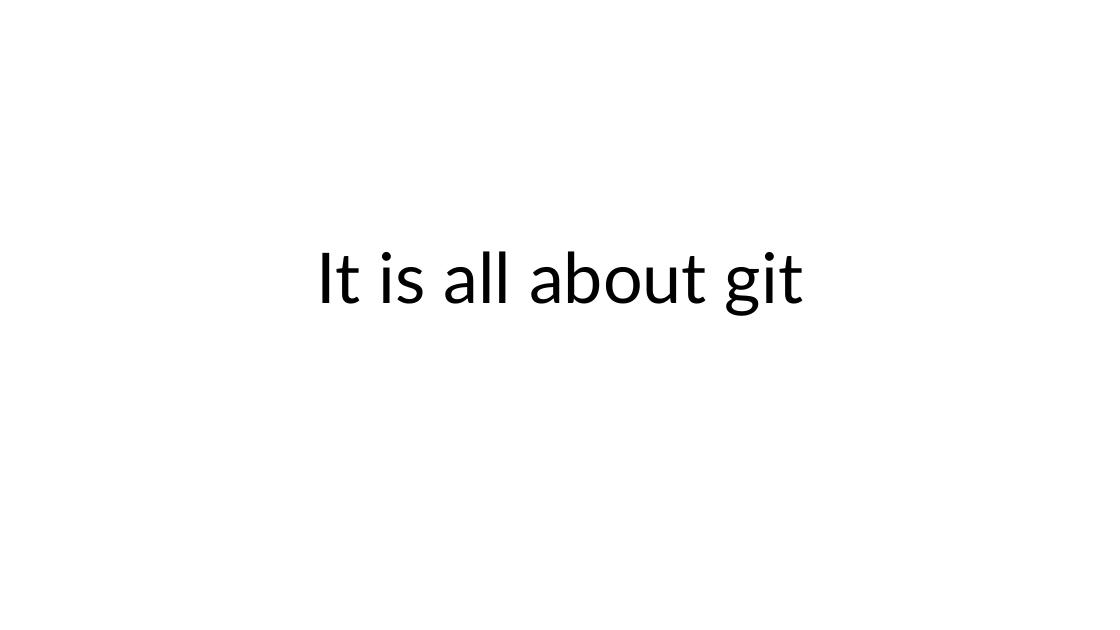
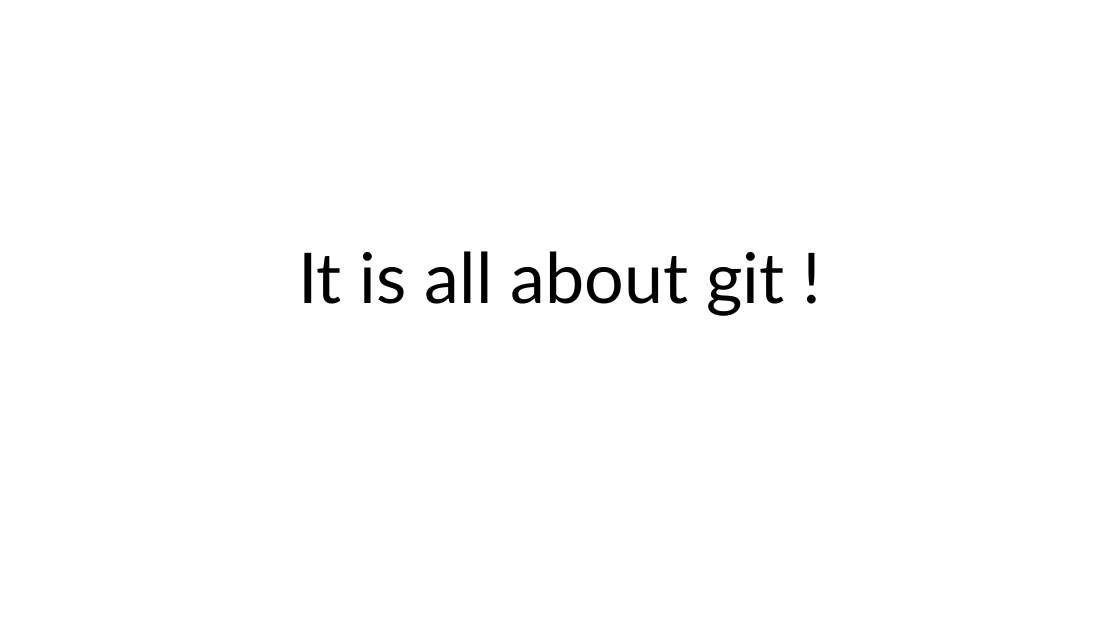
Before and after one commit to eyobagirma/Eyoba-2024, a slide deck: slide 1 of git present.pptx. Drawn at 1120x630 pixels with LibreOffice and Linux fonts; fonts in the diff are those of the drawing. Boxes give left, top, right and bottom in pixels: in the first picture for what was removed or moved away, otherwise in the second. Text is boxed around its words. In the diff, an @@ line names an element or a change of style, - is before the commit and + after.

```diff
--- a/git present.pptx
+++ b/git present.pptx
@@ title at bbox=[298, 251, 784, 316]: text changed @@
-It is all about git
+It is all about git !
```
Also in this commit, not shown: 6 other files.
